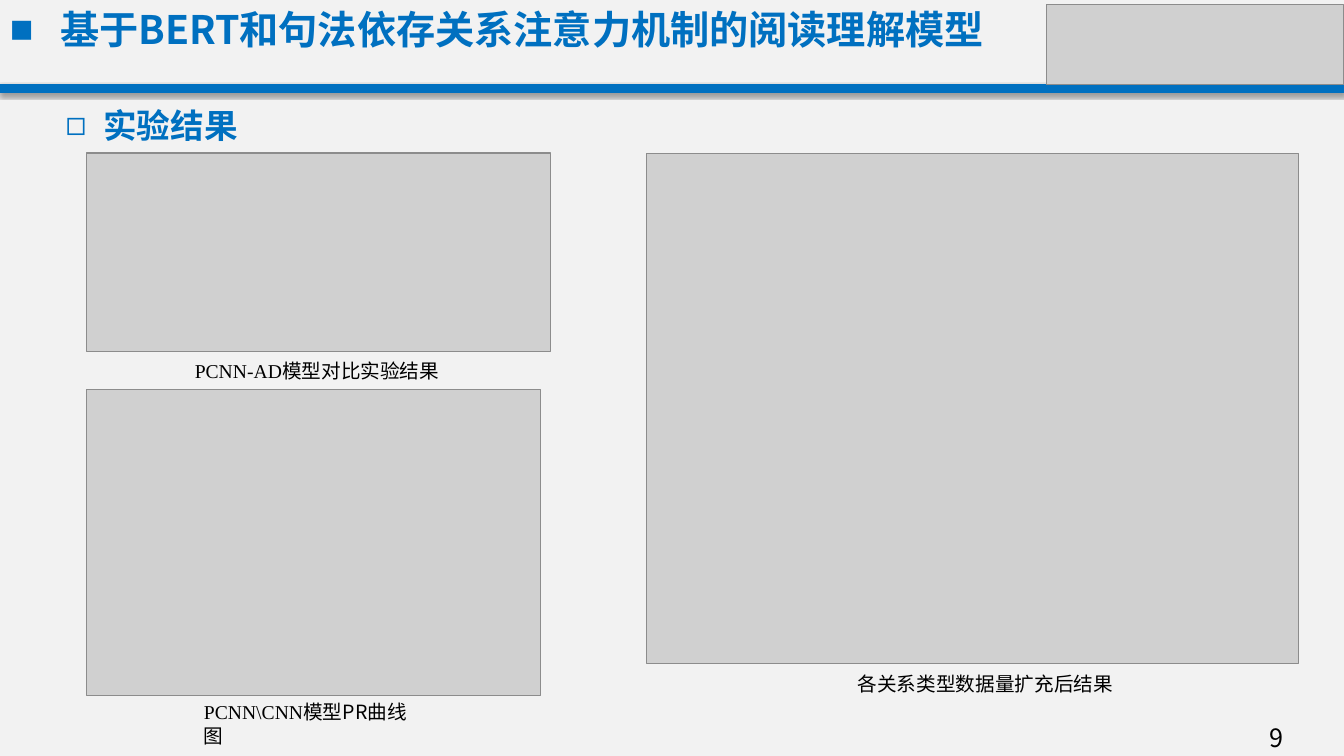
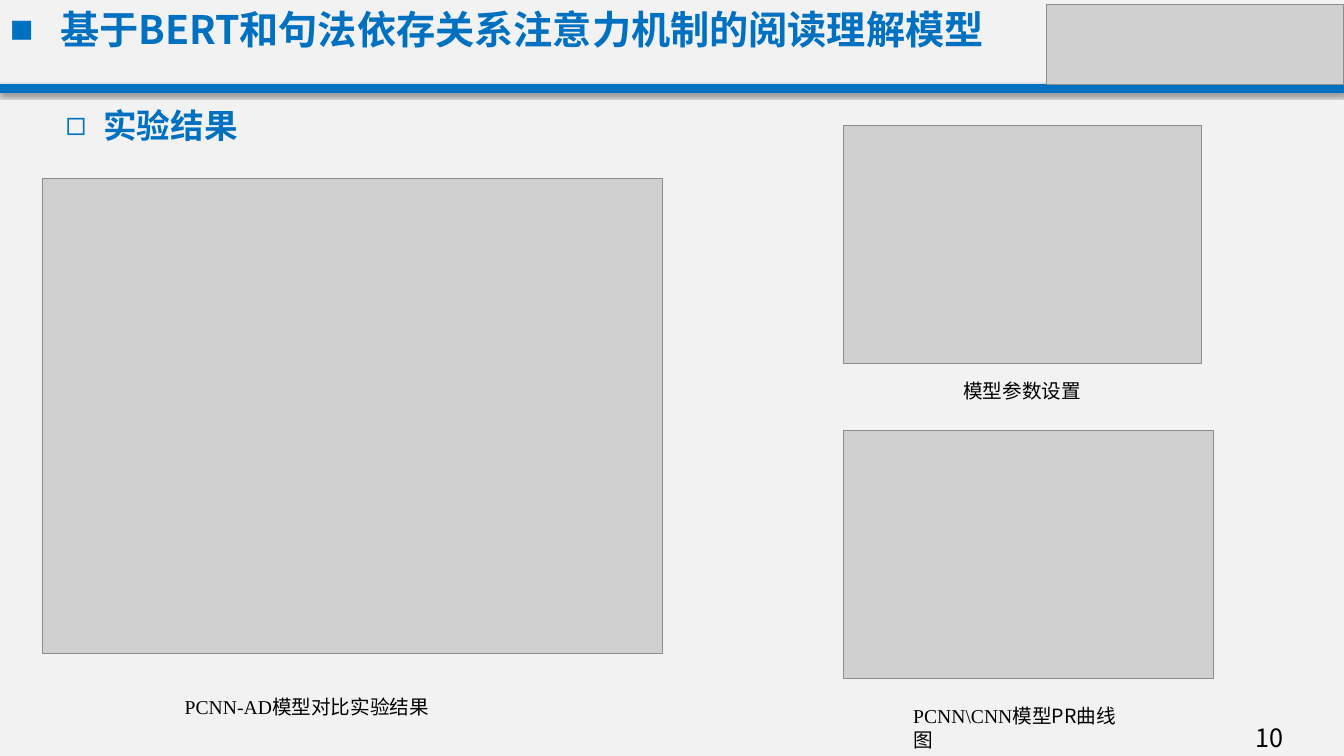
Before and after one commit to Mrbendy/djangohkh, a slide deck: slide 10 of mid/何康镐中期答辩.pptx (slide 9 before the commit). Drawn at 1344x756 pixels with LibreOffice and Linux fonts; fonts in the diff are those of the drawing; grey boxes stand for pictures; background and template pictures are left out. Boxes give left, top, right and bottom in pixels: in the first picture for what was removed or moved away, otherwise in the second. Text is boxed around its words. In the diff, an @@ line names an element or a change of style, - is before the commit and + after.

```diff
--- a/mid/何康镐中期答辩.pptx
+++ b/mid/何康镐中期答辩.pptx
@@ picture added at (844, 125, 1202, 363) @@
@@ picture added at (42, 178, 662, 654) @@
@@ picture removed at (87, 153, 551, 352) @@
@@ picture removed at (647, 153, 1300, 663) @@
@@ text added at (963, 381, 1081, 400), 14 pt, text #000000 @@
+模型参数设置
@@ picture: place and size @@
-picture at (87, 390, 541, 696)
+picture at (844, 431, 1214, 680)
@@ text removed at (858, 674, 1113, 693) @@
-各关系类型数据量扩充后结果
@@ text "PCNN-AD模型对比实验结果": place and size @@
-text "PCNN-AD模型对比实验结果" at (195, 363, 439, 380)
+text "PCNN-AD模型对比实验结果" at (185, 699, 429, 716)
@@ text "PCNN\CNN模型PR曲线图": place and size @@
-text "PCNN\CNN模型PR曲线图" at (204, 704, 407, 721)
+text "PCNN\CNN模型PR曲线图" at (913, 708, 1116, 725)
@@ page number at (1256, 728, 1284, 748): text changed @@
-9
+10
```
Also in this commit, not shown: 1 other slide changed, 2 slides added, 4 other files.
